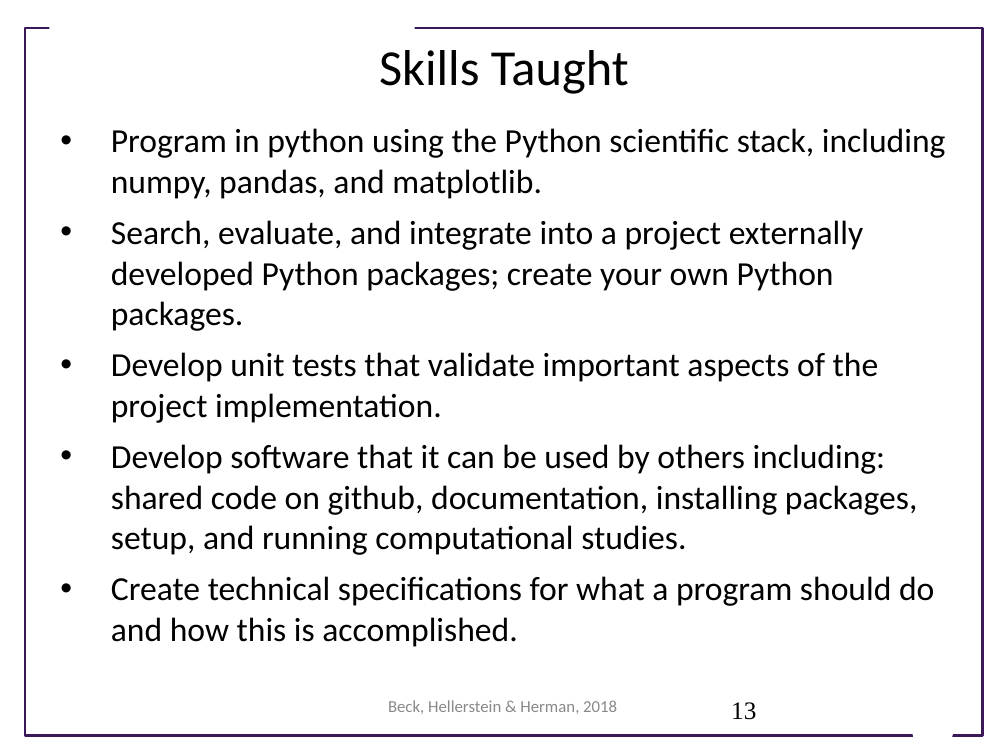
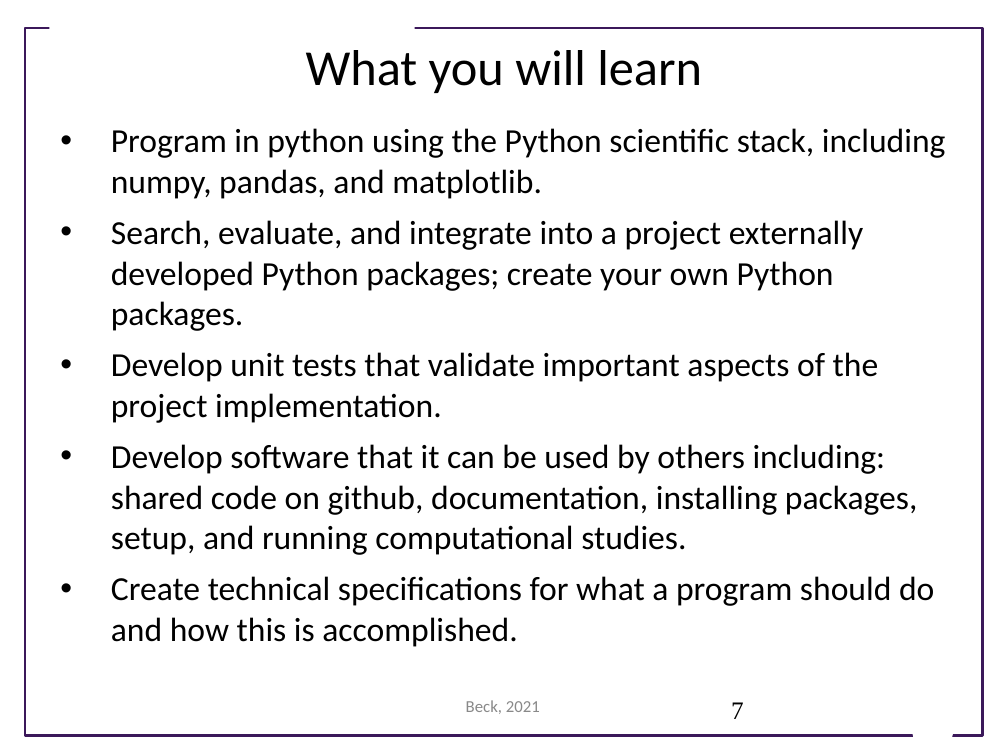
Before and after one commit to UWSEDS/lecture-materials, a slide deck: slide 7 of 01_overview/Course Introduction.pptx (slide 13 before the commit). Drawn at 1008x756 pixels with LibreOffice and Linux fonts; fonts in the diff are those of the drawing; background and template pictures are left out. Boxes give left, top, right and bottom in pixels: in the first picture for what was removed or moved away, otherwise in the second. Text is boxed around its words. In the diff, an @@ line names an element or a change of style, - is before the commit and + after.

```diff
--- a/01_overview/Course Introduction.pptx
+++ b/01_overview/Course Introduction.pptx
@@ title at box(306, 50, 702, 93): text changed @@
-Skills Taught
+What you will learn
@@ text at box(466, 700, 540, 714): text changed @@
-Beck, Hellerstein & Herman, 2018
+Beck, 2021
@@ page number at box(731, 702, 744, 719): text changed @@
-13
+7
```
Also in this commit, not shown: 12 other slides changed, 12 slides added, 6 slides removed.
